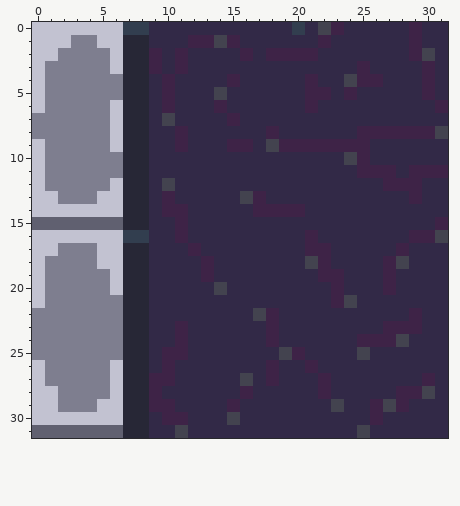
A pixel-art sprite gets an edit: Fall 2021 Game Jam/Assets/Sprites/roadcurb2.png. The picture above was drawn from the file before the commit.
The file is 32x32 pixels. Colours within 5 levels of each other are drawn and written as one.
New version:
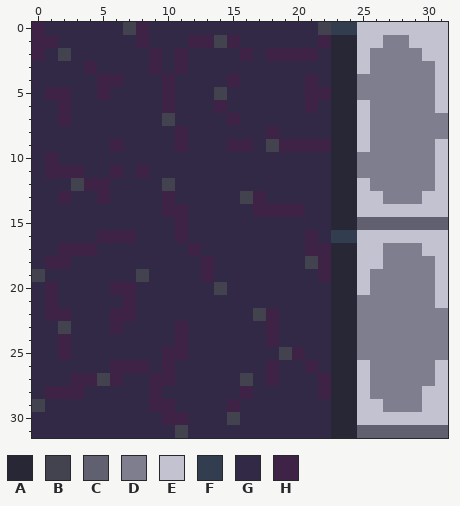
Palette (. is transparent): A #272736  B #43434f  C #606070  D #7e7e8f  E #c2c2d1  F #323e4f  G #322947  H #3e2347
Log entry: curb2 replace
Change:
y 0: x 0..8 EEEEEEEFF -> HGGGGGGBH; x 20 F -> G; x 23..31 HGGGGGHGG -> FFEEEEEEE
y 1: x 0..8 EEEDDEEAA -> HHGGGGGGH; x 23..31 GGGGGGHGG -> AAEEDDEEE
y 2: x 0..8 EEDDDDEAA -> HGBGGGGGG; x 23..31 GGGGGGHBG -> AAEDDDDEE
y 3: x 0..8 EDDDDDEAA -> GGGGHGGGG; x 23..31 GGHGGGGHG -> AAEDDDDDE
y 4: x 0..8 EDDDDDDAA -> GGGGGHHGG; x 23..31 GBHHGGGHG -> AADDDDDDE
y 5: x 0..8 EDDDDDDAA -> GHHGGHGGG; x 23..31 GHGGGGGHG -> AADDDDDDE
y 6: x 0..8 EDDDDDEAA -> GGHGGGGGG; x 23..31 GGGGGGGGH -> AAEDDDDDE
y 7: x 0..8 DDDDDDEAA -> GGHGGGGGG; x 23..31 GGGGGGGGG -> AAEDDDDDD
y 8: x 0..8 DDDDDDEAA -> GGGGGGGGG; x 23..31 GGHHHHHHB -> AAEDDDDDD
y 9: x 0..8 EDDDDDEAA -> GGGGGGHGG; x 23..31 HHHGGGGGG -> AAEDDDDDE
y 10: x 0..8 EDDDDDDAA -> GHGGGGGGG; x 23..31 GBHGGGGGG -> AADDDDDDE
y 11: x 0..8 EDDDDDDAA -> GHHHGGHGH; x 23..31 GGHHHGHHH -> AADDDDDDE
y 12: x 0..8 EDDDDDEAA -> GGGBHHGGG; x 23..31 GGGGHHHGG -> AAEDDDDDE
y 13: x 0..8 EEDDDEEAA -> GGHGGHGGG; x 23..31 GGGGGGHGG -> AAEEDDDEE
y 14: x 0..8 EEEEEEEAA -> GGGGGGGGG; x 23..31 GGGGGGGGG -> AAEEEEEEE
y 15: x 0..8 CCCCCCCAA -> GGGGGGGGG; x 23..31 GGGGGGGGH -> AACCCCCCC
y 16: x 0..8 EEEEEEEFF -> GGGGGHHHG; x 23..31 GGGGGGHHB -> FFEEEEEEE
y 17: x 0..8 EEDDDEEAA -> GGHHHGGGG; x 23..31 GGGGGHGGG -> AAEEDDDEE
y 18: x 0..8 EDDDDEEAA -> GHHGGGGGG; x 23..31 GGGGHBGGG -> AAEEDDDDE
y 19: x 0..8 EDDDDDEAA -> BGGGGGGGB; x 23..31 HGGGHGGGG -> AAEDDDDDE
y 20: x 0..8 EDDDDDEAA -> GHGGGGHHG; x 23..31 HGGGHGGGG -> AAEDDDDDE
y 21: x 0..8 EDDDDDDAA -> GHGGGGGHG; x 23..31 HBGGGGGGG -> AADDDDDDE
y 22: x 0..8 DDDDDDDAA -> GHHGGGHHG; x 23..31 GGGGGGHGG -> AADDDDDDD
y 23: x 0..8 DDDDDDDAA -> GGBGGGHGG; x 23..31 GGGGHHHGG -> AADDDDDDD
y 24: x 0..8 DDDDDDDAA -> GGHGGGGGG; x 23..31 GGHHHBGGG -> AADDDDDDD
y 25: x 0..8 DDDDDDDAA -> GGHGGGGGG; x 23..31 GGBGGGGGG -> AADDDDDDD
y 26: x 0..8 EDDDDDEAA -> GGGGGGHHH; x 23..31 GGGGGGGGG -> AAEDDDDDE
y 27: x 0..8 EDDDDDEAA -> GGGHHBHGG; x 23..31 GGGGGGGHG -> AAEDDDDDE
y 28: x 0..8 EEDDDDEAA -> GHHHGGGGG; x 23..31 GGGGGHHBG -> AAEDDDDEE
y 29: x 0..8 EEDDDEEAA -> BGGGGGGGG; x 23..31 BGGHBHGGG -> AAEEDDDEE
y 30: x 0..8 EEEEEEEAA -> GGGGGGGGG; x 23..31 GGGHGGGGG -> AAEEEEEEE
y 31: x 0..8 CCCCCCCAA -> GGGGGGGGG; x 23..31 GGBGGGGGG -> AACCCCCCC
Boxes around the changes in both pictures, in picture pixels (x1, y1, x2, y2):
changed: (32, 22, 149, 438)
changed: (292, 22, 448, 438)
